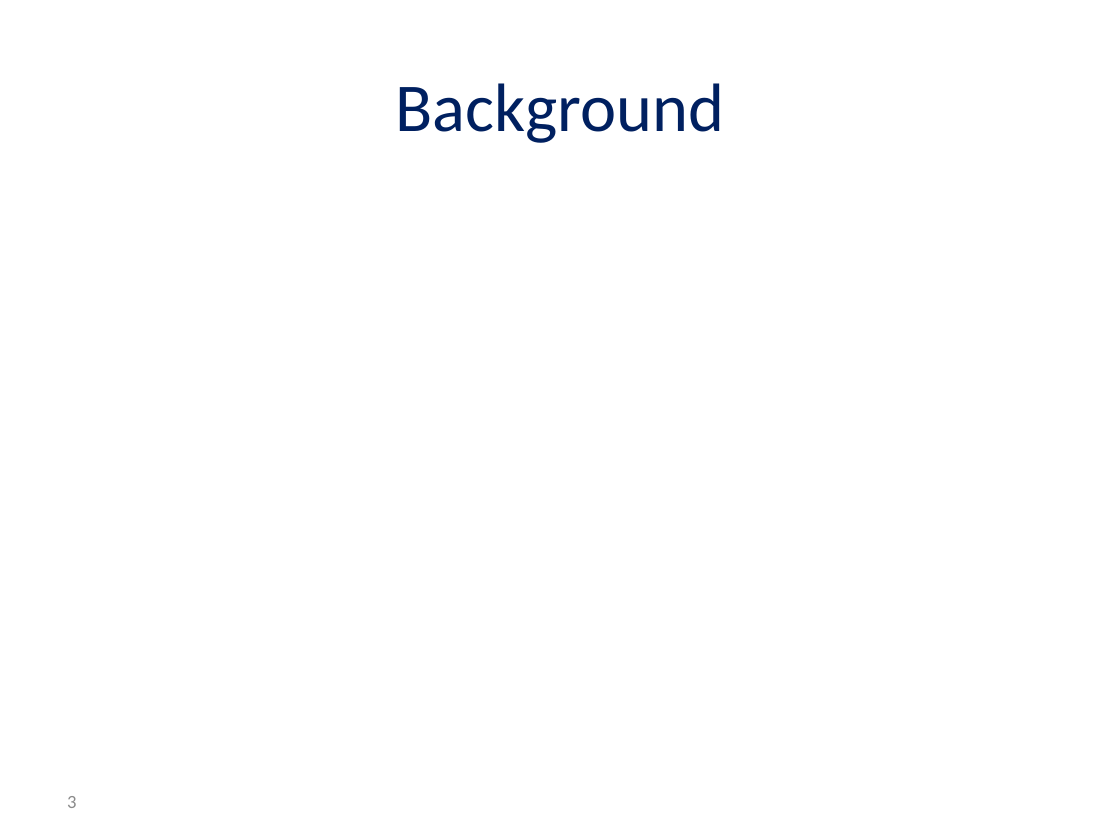
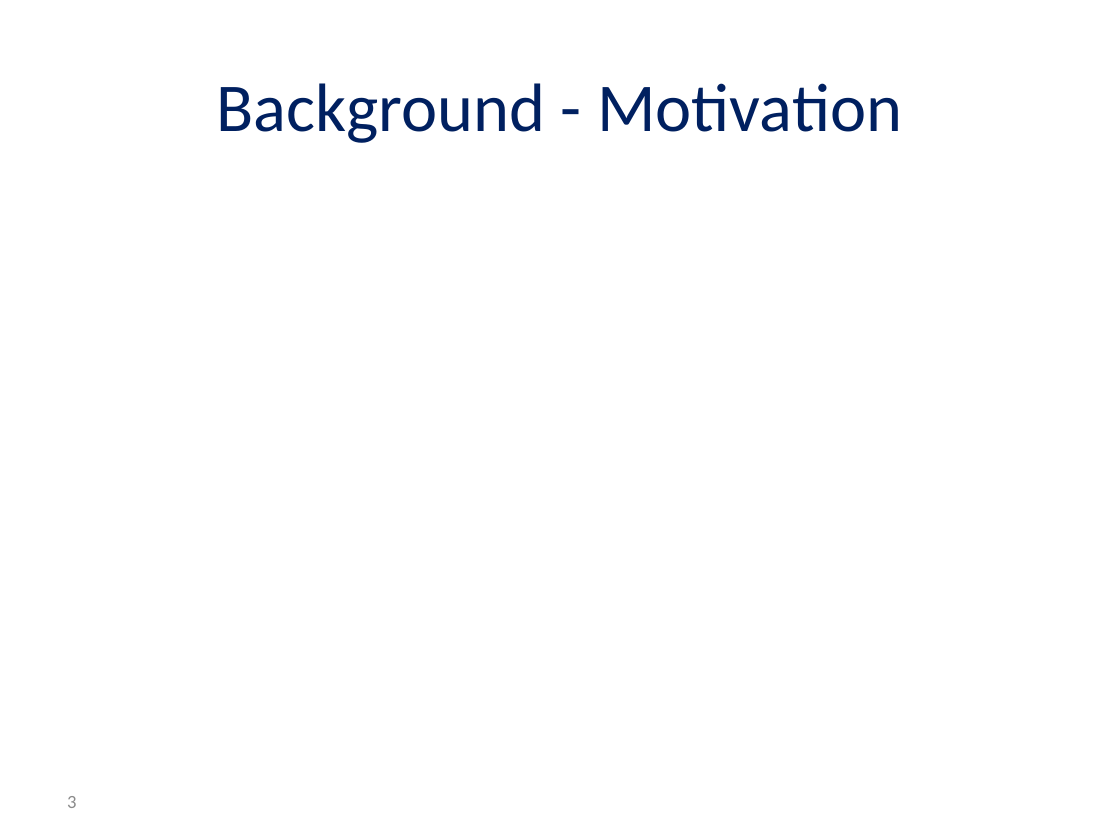
Before and after one commit to reggevlivney/BrainSway, a slide deck: slide 3 of Project_Midterm_Presentation.pptx. Drawn at 1120x840 pixels with LibreOffice and Linux fonts; fonts in the diff are those of the drawing; grey boxes stand for pictures; background and template pictures are left out. Boxes give left, top, right and bottom in pixels: in the first picture for what was removed or moved away, otherwise in the second. Text is boxed around its words. In the diff, an @@ line names an element or a change of style, - is before the commit and + after.

```diff
--- a/Project_Midterm_Presentation.pptx
+++ b/Project_Midterm_Presentation.pptx
@@ title at [217,83,902,143]: text changed @@
-Background
+Background - Motivation
```
Also in this commit, not shown: 10 other slides changed, 7 slides added, 3 slides removed, 9 other files.
